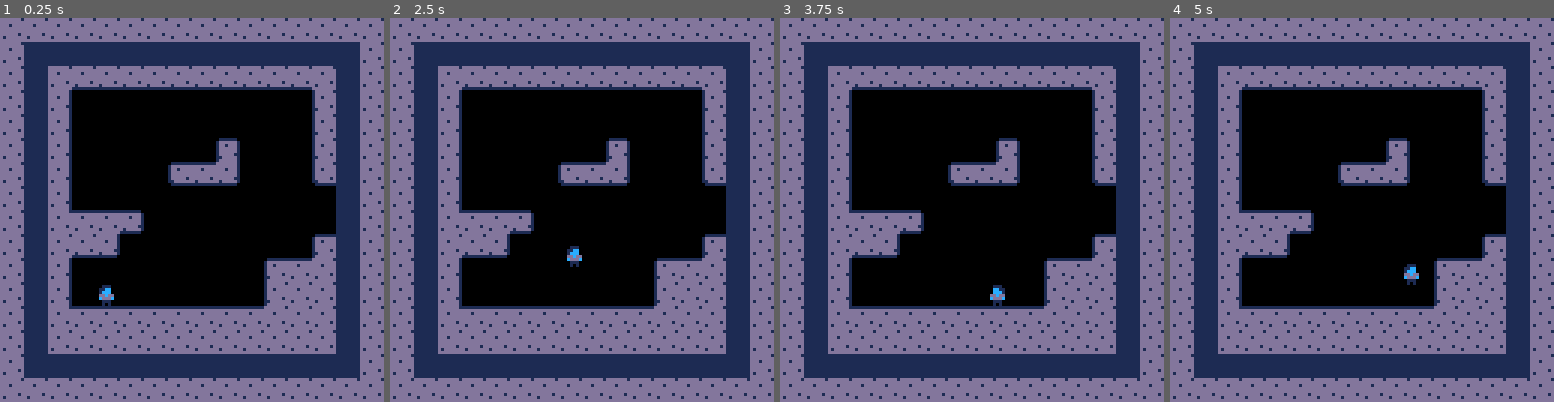
Above: before the commit, frames 1-4 (left to right).
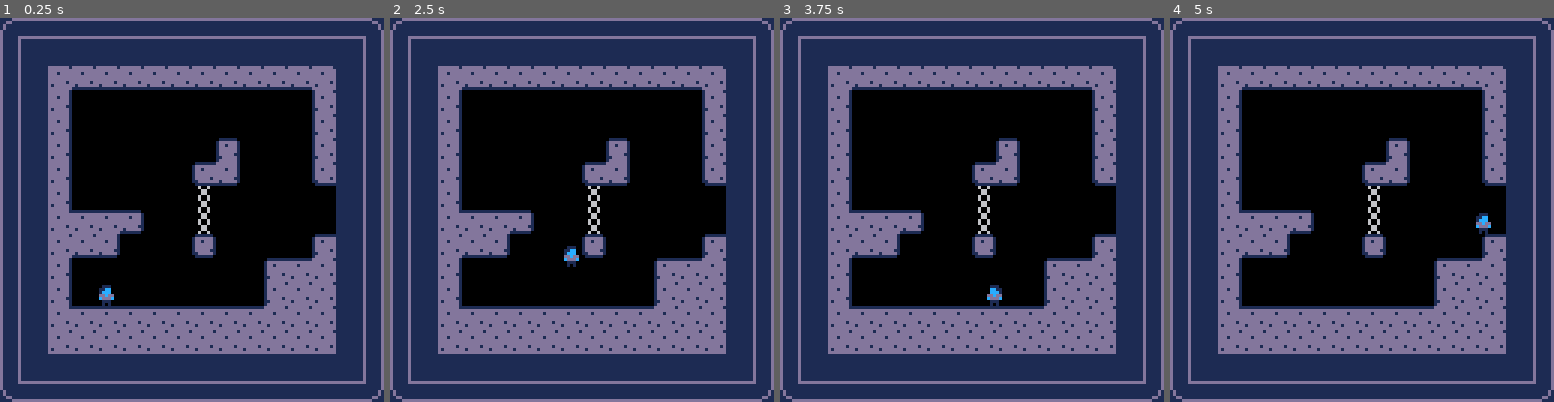
Above: after the commit, the same moments.

Repository: samskivert/darkflame
Game: PICO-8 cartridge darkflame.p8
Same seed, same stepped clock (60 frames per second), same inputs: the game is played once before the commit and once after it.
Inputs:
- Up to frame 1 (0.25 s): no input
- Up to frame 2 (2.5 s): tap X (X key) at 0.33, 1.07, 1.85 s; tap O (Z key) at 0.7, 1.7, 2.1 s; hold Right 1.6-2.1 s; hold Up 2.15-2.42 s; hold Right from 2.47 s (still down)
- Up to frame 3 (3.75 s): tap O (Z key) every 0.4 s from 2.5 to 3.7 s; tap X (X key) at 2.97 s; release Right at 3.03 s; hold Left 3.08-3.58 s; hold Down from 3.63 s (still down)
- Up to frame 4 (5 s): release Down at 3.97 s; hold Right 4.02-4.68 s; tap X (X key) at 4.08 s; tap O (Z key) at 4.1, 4.5, 4.9 s; hold Up from 4.73 s (still down)

The runs differ from the first frame. In frame 1, 18% of the frame differs, in the area x 0-100%, y 0-100%; in frame 2, 18%; in frame 3, 18%; in frame 4, 18%.

Commit message:
vines long

Diff:
--- a/darkflame.p8
+++ b/darkflame.p8
@@ -128,25 +128,25 @@
 
 
 __gff__
-0000000000000000000000000000000008080800000008000000000000000000080808080808080000000000000000000808080101080800000000000000000008080808080808080000000000000000080808080808080800000000000000000808080808080808000000000000000008080808080808080000000000000000
+0000000000000000000000000000000008080800000008200000200000000000080808080808082000000000000000000808080101080800000000000000000000000000000000000000000000000000000000000000000000000000000000000000000000000000000000000000000000000000000000000000000000000000
 0000000000000000000000000000000000000000000000000000000000000000000000000000000000000000000000000000000000000000000000000000000000000000000000000000000000000000000000000000000000000000000000000000000000000000000000000000000000000000000000000000000000000000
 __map__
-2121212121212121212121212121212121313131313131313131312121313131313131313131312100000000000000000000000055555555555555555555555500000000000000000000000055555555555555555555555500000000000000000000000055555555555555555555555500000000000000000000000000000000
-2100000000000000000000000000002122000000000000000000002022000000000000000000002000000000000000000000000055000000000000000000005500000000000000000000000055000000000000000000005500000000000000000000000055000000000000000000005500000000000000000000000000000000
-2100000000000000000000000000002122000000000000000000002022000000000000000000002000000000000000000000000055000000000000000000005500000000000000000000000055000000000000000000005500000000000000000000000055000000000000000000005500000000000000000000000000000000
-2100000000000000000000000000002122000000000000160000002022000000000000000000002000000000000000000000000055000000000000000000005500000000000000000000000055000000000000000000005500000000000000000000000055000000000000000000005500000000000000000000000000000000
-2100000000000000000000000000002122000000002324320000003031242425000000000000002000000000000000000000000055000000000000000000005500000000000000000000000055000000000000000000005500000000000000000000000055000000000000000000005500000000000000000000000000000000
-2100000000000000000000000000002122000000000000000000000000000000000000000000002000000000000000000000000055000000000000000000005500000000000000000000000055000000000000000000005500000000000000000000000055000000000000000000005500000000000000000000000000000000
-2100000000000000000000000000002121111125000000000000000000000000002311111200002000000000000000000000000055000000000000000000005500000000000000000000000055000000000000000000005500000000000000000000000055000000000000000000005500000000000000000000000000000000
-2100000000000000000000000000002121313200000000000000001012000000000030313200002000000000000000000000000055000000000000000000005500000000000000000000000055000000000000000000005500000000000000000000000055000000000000000000005500000000000000000000000000000000
-2100000000000000000000000000002122000000000000000010112121111112000000000000002000000000000000000000000055000000000000000000005500000000000000000000000055000000000000000000005500000000000000000000000055000000000000000000005500000000000000000000000000000000
-2100000000000000000000000000002122000100000000000020212121212121120000000000002000000000000000000000000055000000000000000000005500000000000000000000000055000000000000000000005500000000000000000000000055000000000000000000005500000000000000000000000000000000
-2100000000000000000000000000002121111111111111111121212121212121220000000000002000000000000000000000000055000000000000000000005500000000000000000000000055000000000000000000005500000000000000000000000055000000000000000000005500000000000000000000000000000000
-2100000000000000000000000000002121212121212121212121212121212121211111111111112100000000000000000000000055555555555555555555555500000000000000000000000055555555555555555555555500000000000000000000000055555555555555555555555500000000000000000000000000000000
-2100000000000000000000000000002155555555555555555555555500000000000000000000000055555555555555555555555500000000000000000000000055555555555555555555555500000000000000000000000055555555555555555555555500000000000000000000000055555555555555555555555500000000
-2100000000000000000000000000002155000000000000000000005500000000000000000000000055000000000000000000005500000000000000000000000055000000000000000000005500000000000000000000000055000000000000000000005500000000000000000000000055000000000000000000005500000000
-2100000000000000000000000000002155000000000000000000005500000000000000000000000055000000000000000000005500000000000000000000000055000000000000000000005500000000000000000000000055000000000000000000005500000000000000000000000055000000000000000000005500000000
-2121212121212121212121212121212155000000000000000000005500000000000000000000000055000000000000000000005500000000000000000000000055000000000000000000005500000000000000000000000055000000000000000000005500000000000000000000000055000000000000000000005500000000
+4041414141414141414141414141414221313131313131313131312121313131313131313131312100000000000000000000000055555555555555555555555500000000000000000000000055555555555555555555555500000000000000000000000055555555555555555555555500000000000000000000000000000000
+5000000000000000000000000000005222000000000000000000002022000000000000000000002000000000000000000000000055000000000000000000005500000000000000000000000055000000000000000000005500000000000000000000000055000000000000000000005500000000000000000000000000000000
+5000000000000000000000000000005222000000000000000000002022000000000000000000002000000000000000000000000055000000000000000000005500000000000000000000000055000000000000000000005500000000000000000000000055000000000000000000005500000000000000000000000000000000
+5000000000000000000000000000005222000000000000160000002022000000000000000000002000000000000000000000000055000000000000000000005500000000000000000000000055000000000000000000005500000000000000000000000055000000000000000000005500000000000000000000000000000000
+5000000000000000000000000000005222000000000023320000003031242425000000000000002000000000000000000000000055000000000000000000005500000000000000000000000055000000000000000000005500000000000000000000000055000000000000000000005500000000000000000000000000000000
+5000000000000000000000000000005222000000000013000000000000000000000000000000002000000000000000000000000055000000000000000000005500000000000000000000000055000000000000000000005500000000000000000000000055000000000000000000005500000000000000000000000000000000
+5000000000000000000000000000005221111125000013000000000000000000002311111200002000000000000000000000000055000000000000000000005500000000000000000000000055000000000000000000005500000000000000000000000055000000000000000000005500000000000000000000000000000000
+5000000000000000000000000000005221313200000035000000001012000000000030313200002000000000000000000000000055000000000000000000005500000000000000000000000055000000000000000000005500000000000000000000000055000000000000000000005500000000000000000000000000000000
+5000000000000000000000000000005222000000000000000010112121111112000000000000002000000000000000000000000055000000000000000000005500000000000000000000000055000000000000000000005500000000000000000000000055000000000000000000005500000000000000000000000000000000
+5000000000000000000000000000005222000100000000000020212121212121120000000000002000000000000000000000000055000000000000000000005500000000000000000000000055000000000000000000005500000000000000000000000055000000000000000000005500000000000000000000000000000000
+5000000000000000000000000000005221111111111111111121212121212121220000000000002000000000000000000000000055000000000000000000005500000000000000000000000055000000000000000000005500000000000000000000000055000000000000000000005500000000000000000000000000000000
+5000000000000000000000000000005221212121212121212121212121212121211111111111112100000000000000000000000055555555555555555555555500000000000000000000000055555555555555555555555500000000000000000000000055555555555555555555555500000000000000000000000000000000
+5000000000000000000000000000005255555555555555555555555500000000000000000000000055555555555555555555555500000000000000000000000055555555555555555555555500000000000000000000000055555555555555555555555500000000000000000000000055555555555555555555555500000000
+5000000000000000000000000000005255000000000000000000005500000000000000000000000055000000000000000000005500000000000000000000000055000000000000000000005500000000000000000000000055000000000000000000005500000000000000000000000055000000000000000000005500000000
+5000000000000000000000000000005255000000000000000000005500000000000000000000000055000000000000000000005500000000000000000000000055000000000000000000005500000000000000000000000055000000000000000000005500000000000000000000000055000000000000000000005500000000
+6061616161616161616161616161616255000000000000000000005500000000000000000000000055000000000000000000005500000000000000000000000055000000000000000000005500000000000000000000000055000000000000000000005500000000000000000000000055000000000000000000005500000000
 0000000000000000000000000000000055000000000000000000005500000000000000000000000055000000000000000000005500000000000000000000000055000000000000000000005500000000000000000000000055000000000000000000005500000000000000000000000055000000000000000000005500000000
 0000000000000000000000000000000055000000000000000000005500000000000000000000000055000000000000000000005500000000000000000000000055000000000000000000005500000000000000000000000055000000000000000000005500000000000000000000000055000000000000000000005500000000
 0000000000000000000000000000000055000000000000000000005500000000000000000000000055000000000000000000005500000000000000000000000055000000000000000000005500000000000000000000000055000000000000000000005500000000000000000000000055000000000000000000005500000000
Not shown, changed: 40 lines of the sprite sheet (__gfx__) section of darkflame.p8
